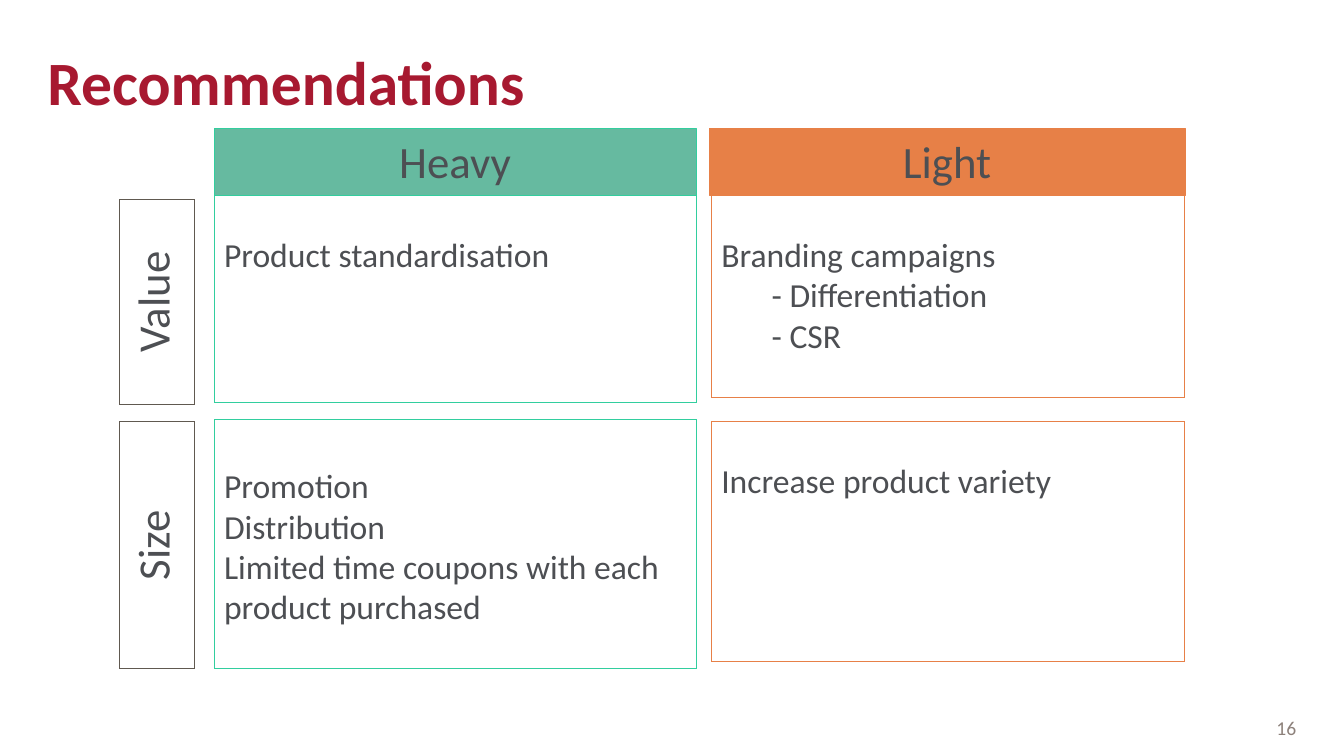
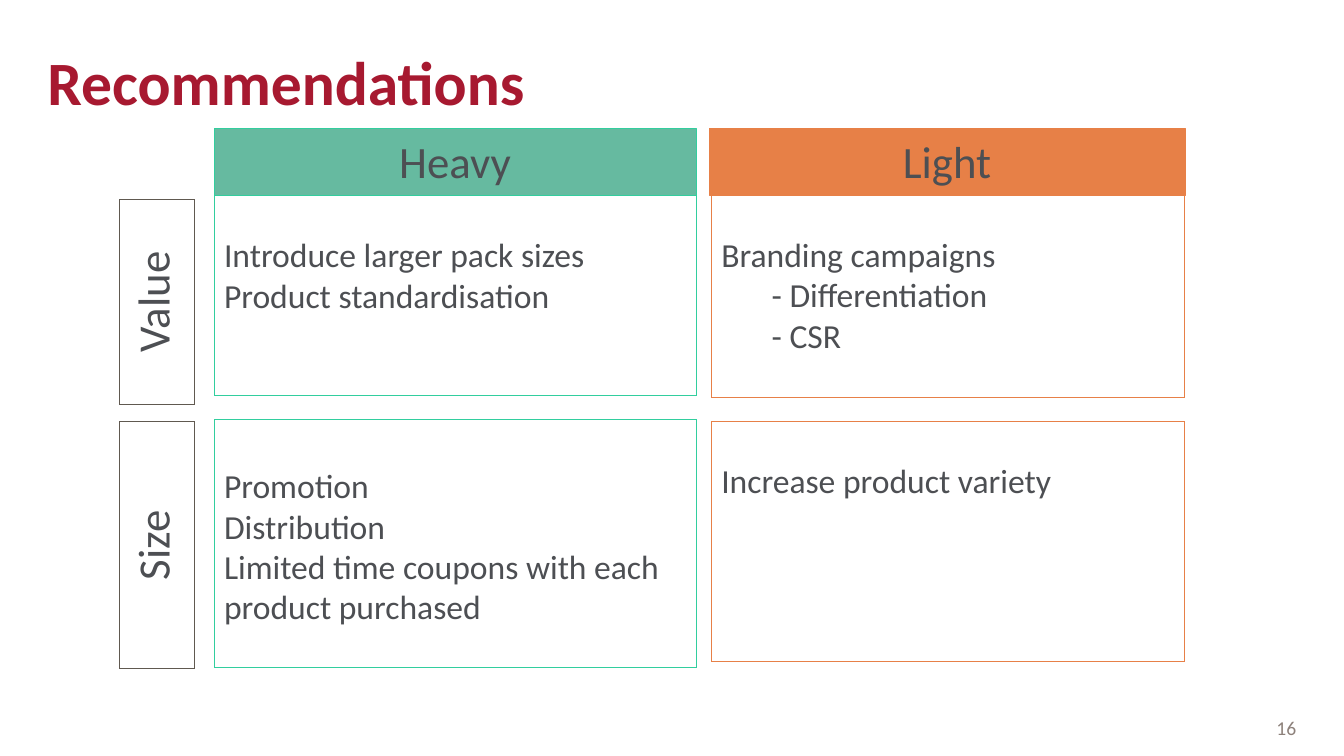
Before and after one commit to Jim89/retailGroupProject, a slide deck: slide 16 of Instant Coffee V4.pptx. Drawn at 1344x756 pixels with LibreOffice and Linux fonts; fonts in the diff are those of the drawing. Boxes give left, top, right and bottom in pixels: in the first picture for what was removed or moved away, otherwise in the second. Text is boxed around its words. In the diff, an @@ line names an element or a change of style, - is before the commit and + after.

Commit message:
Add new recommendation

```diff
--- a/Instant Coffee V4.pptx
+++ b/Instant Coffee V4.pptx
@@ rectangle "Introduce larger pack sizes": place and size @@
-rectangle "Introduce larger pack sizes" at [214,196,696,402]
+rectangle "Introduce larger pack sizes" at [214,196,696,396]
@@ text in rectangle at [224,243,584,273]: paragraph added @@
+Introduce larger pack sizes
```
